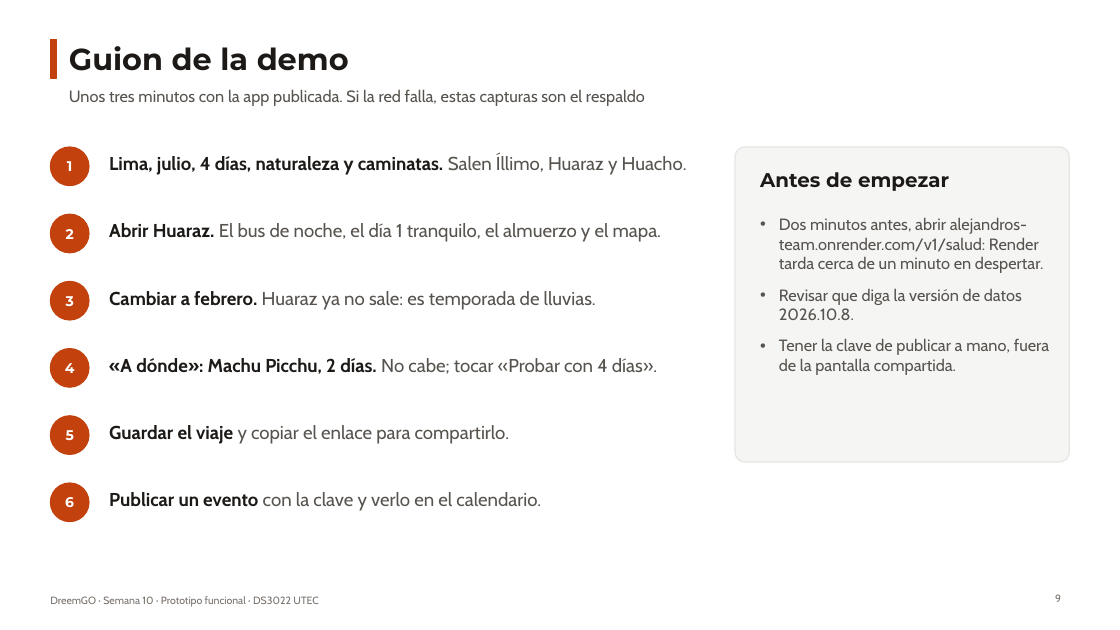
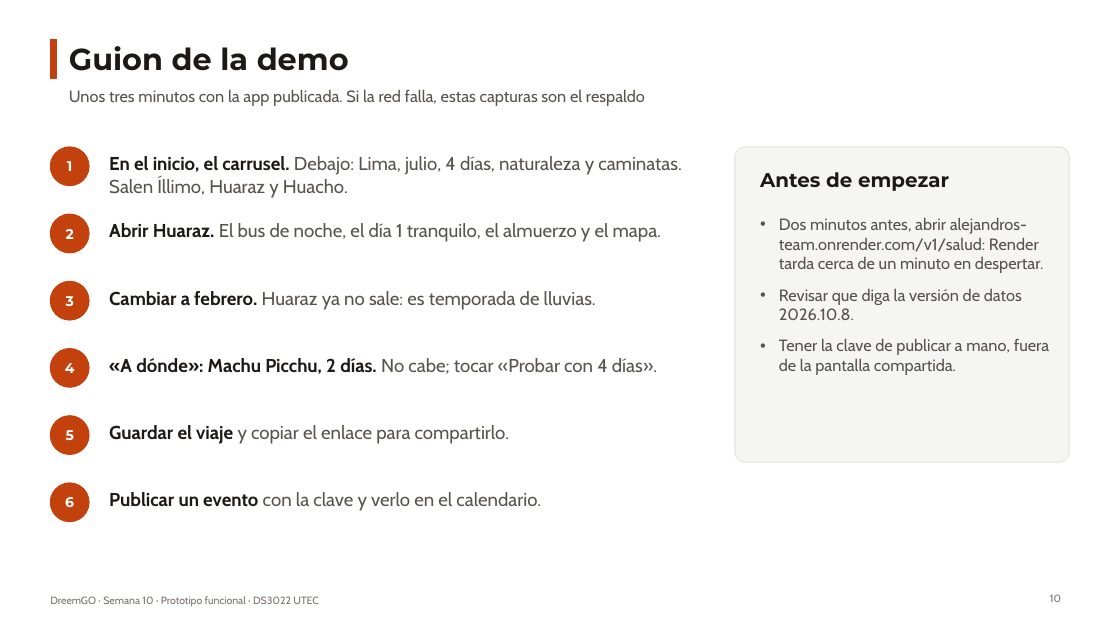
Before and after one commit to oswaldoaqm/Alejandros-Team, a slide deck: slide 10 of deliveries/week10/PresentationWeek10.pptx (slide 9 before the commit). Drawn at 1120x630 pixels with LibreOffice and Linux fonts; fonts in the diff are those of the drawing. Boxes give left, top, right and bottom in pixels: in the first picture for what was removed or moved away, otherwise in the second. Text is boxed around its words. In the diff, an @@ line names an element or a change of style, - is before the commit and + after.

```diff
--- a/deliveries/week10/PresentationWeek10.pptx
+++ b/deliveries/week10/PresentationWeek10.pptx
@@ text at [109, 156, 681, 198]: text changed; text colour #1C1917 to #57534E; bold off @@
-Lima, julio, 4 días, naturaleza y caminatas. Salen Íllimo, Huaraz y Huacho.
+En el inicio, el carrusel. Debajo: Lima, julio, 4 días, naturaleza y caminatas. Salen Íllimo, Huaraz y Huacho.
@@ page number at [1050, 594, 1061, 602]: text changed @@
-9
+10
```
Also in this commit, not shown: 2 other slides changed, 1 slide added, 1 other file.
